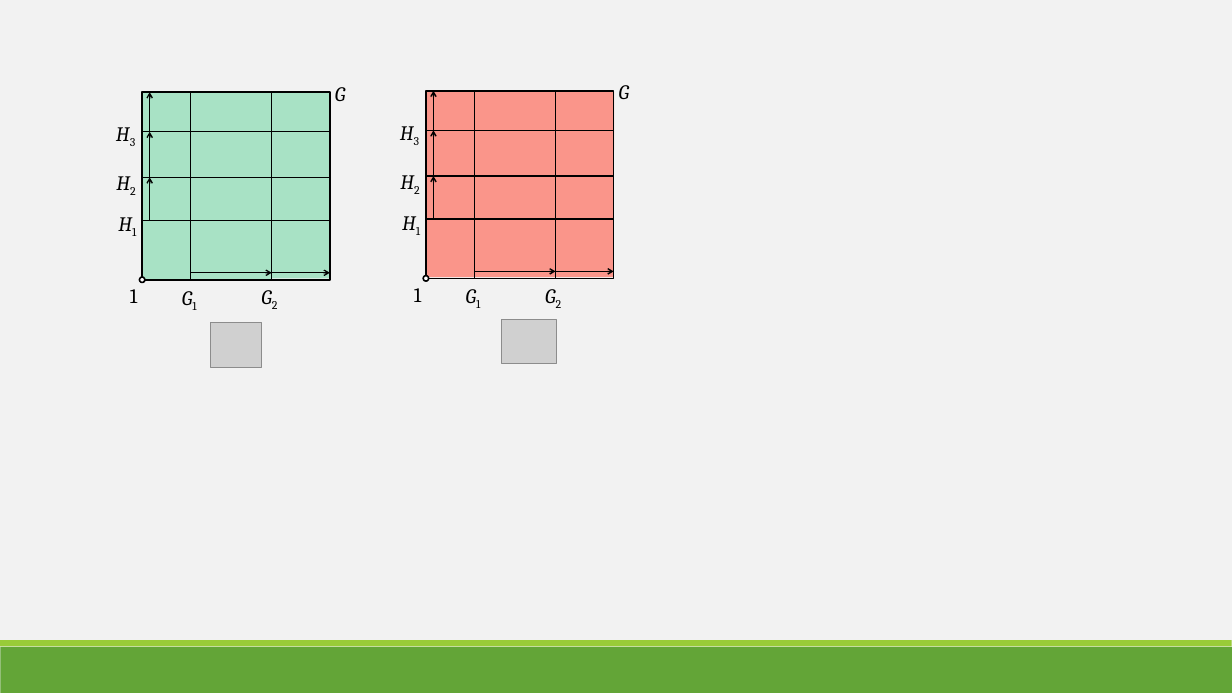
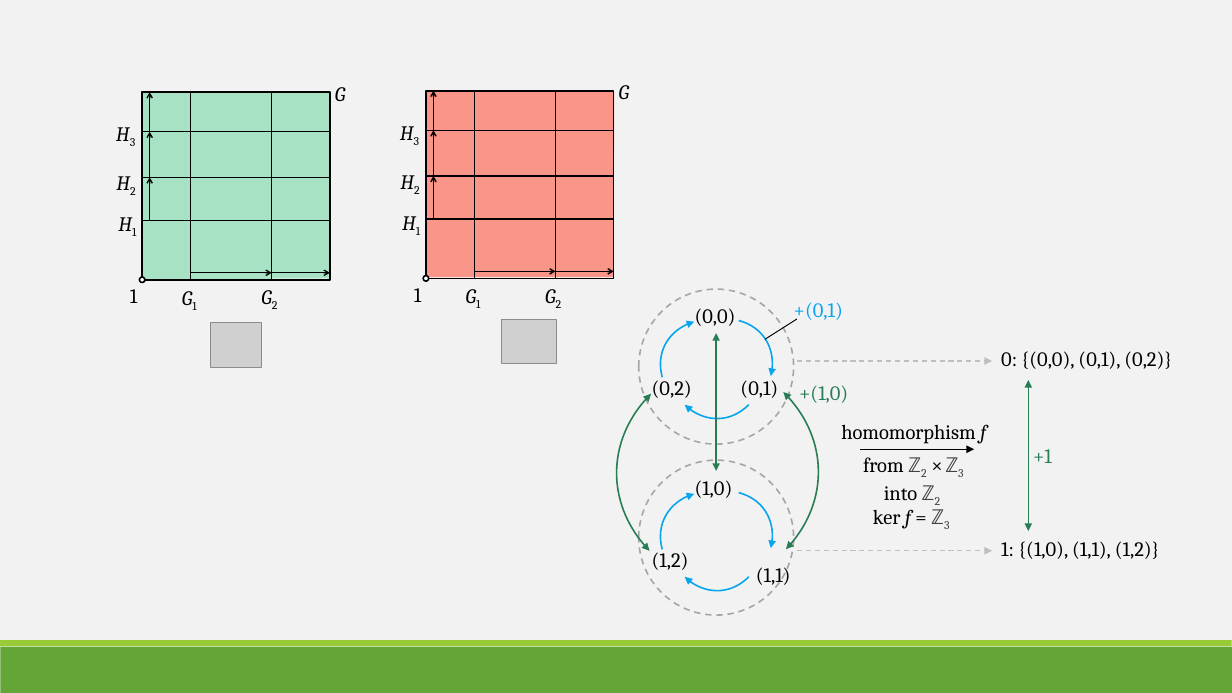
Before and after one commit to JuliaPoo/juliapoo.github.io, a slide deck: slide 10 of assets/posts/2022-12-15-homomorphism-illustrated/canvas.pptx. Drawn at 1232x693 pixels with LibreOffice and Linux fonts; fonts in the diff are those of the drawing; grey boxes stand for pictures. Boxes give left, top, right and bottom in pixels: in the first picture for what was removed or moved away, otherwise in the second. Text is boxed around its words. In the diff, an @@ line names an element or a change of style, - is before the commit and + after.

Commit message:
Blog: Updated image in homomorphism illustrated

```diff
--- a/assets/posts/2022-12-15-homomorphism-illustrated/canvas.pptx
+++ b/assets/posts/2022-12-15-homomorphism-illustrated/canvas.pptx
@@ group added at <box>572,289,1172,616</box>: 14 texts, 8 freeform shapes, 3 arrows, 2 ellipses, 2 double arrows, 1 line @@
+(0,0)
+(0,1)
+(0,2)
+(1,0)
+(1,2)
++(0,1)
++(1,0)
+(1,1)
+homomorphism f
+from ℤ2 × ℤ3
+into ℤ2
+ker f = ℤ3
+0: {(0,0), (0,1), (0,2)}
+1: {(1,0), (1,1), (1,2)}
++1
```
Also in this commit, not shown: 3 other files.
